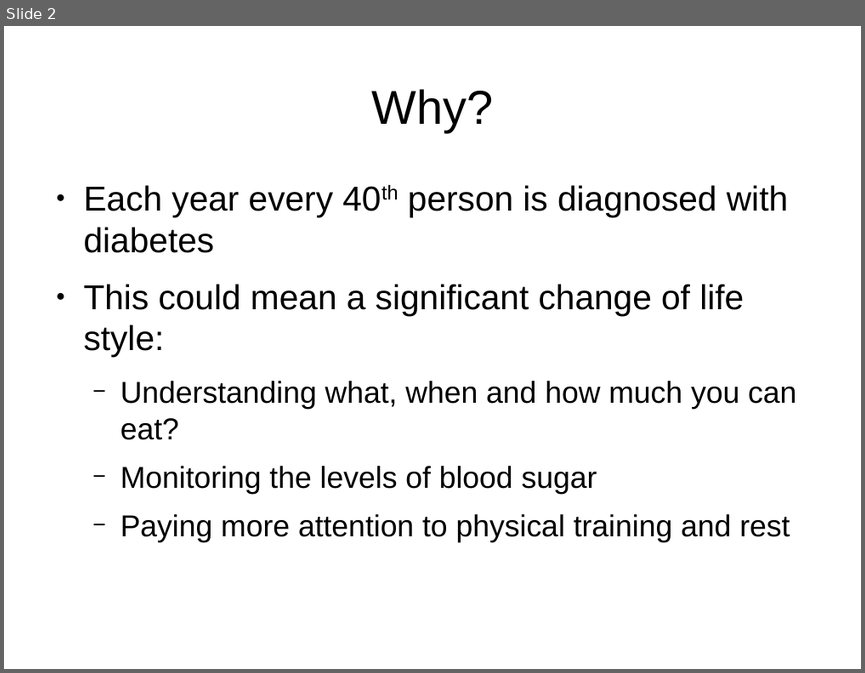
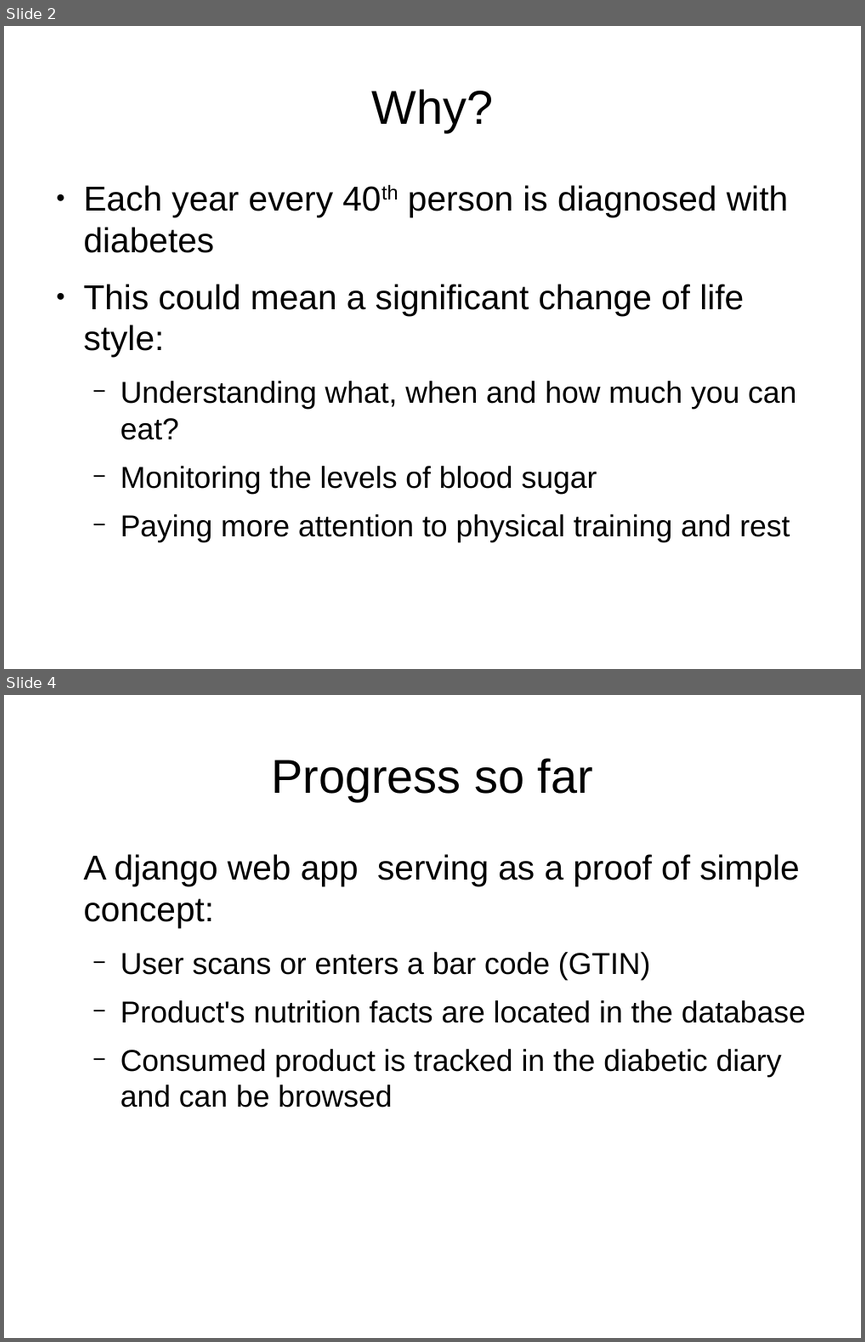
Before and after one commit to ewiger/sugarbaby, a slide deck: doc/slides.odp. Shown one above the other, each under a label of ours: slide 2 before the commit, slides 2 and 4 after it; the slides between them are not shown. The pictures are 865x673 and 865x1342 pixels, drawn with LibreOffice and Linux fonts; fonts in the diff are those of the drawing. Boxes give left, top, right and bottom in pixels: in the first picture for what was removed or moved away, otherwise in the second. Text is boxed around its words. In the diff, an @@ line names an element or a change of style, - is before the commit and + after.

```diff
--- a/doc/slides.odp
+++ b/doc/slides.odp
@@ slide 4 added at box(4, 695, 861, 1338), background #FFFFFF @@
@@ title added at box(271, 758, 593, 801), 44 pt, text #000000 @@
+Progress so far
@@ text added at box(84, 854, 806, 1107), 28 pt, text #000000 @@
+A django web app serving as a proof of simple concept:
+  − User scans or enters a bar code (GTIN)
+  − Product's nutrition facts are located in the database
+  − Consumed product is tracked in the diabetic diary and can be browsed
```
Also in this commit, not shown: 2 slides changed, 4 other slides added, 2 slides removed, 5 other files.
